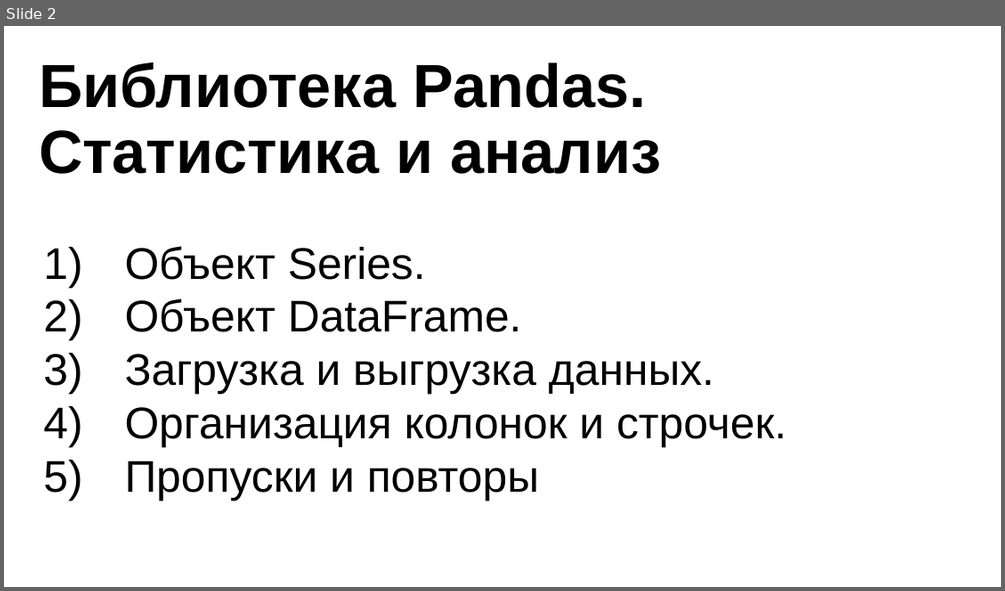
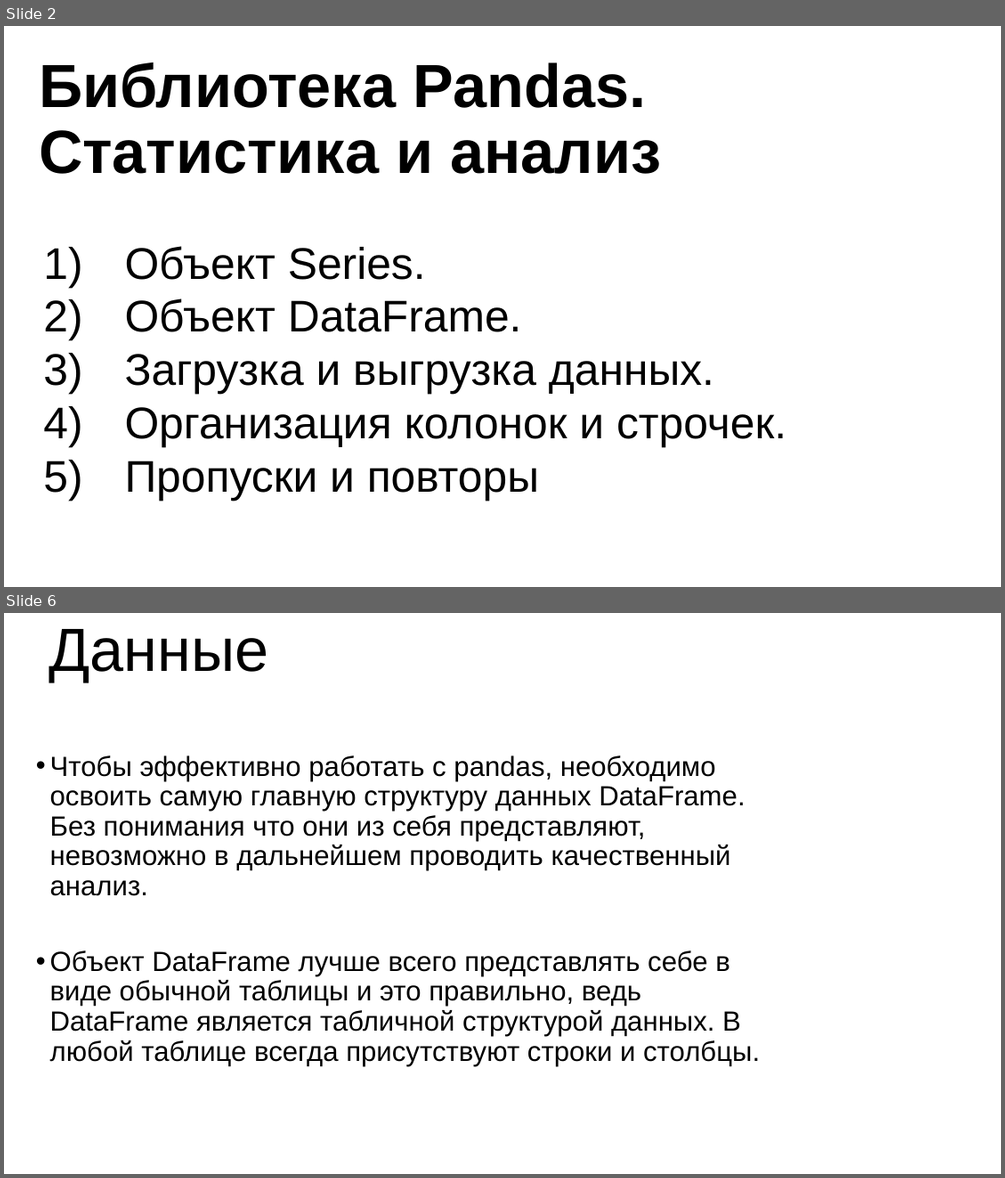
Before and after one commit to nesrv/pt-cgis, a slide deck: m30/ppt/презентация.pptx. Shown one above the other, each under a label of ours: slide 2 before the commit, slides 2 and 6 after it; the slides between them are not shown. The pictures are 1005x591 and 1005x1178 pixels, drawn with LibreOffice and Linux fonts; fonts in the diff are those of the drawing; background and template pictures are left out. Boxes give left, top, right and bottom in pixels: in the first picture for what was removed or moved away, otherwise in the second. Text is boxed around its words. In the diff, an @@ line names an element or a change of style, - is before the commit and + after.

```diff
--- a/m30/ppt/презентация.pptx
+++ b/m30/ppt/презентация.pptx
@@ slide 6 added at <box>4,613,1001,1174</box>, background #FFFFFF @@
@@ title added at <box>48,629,268,682</box>, 44 pt, text #000000 @@
+Данные
@@ text added at <box>50,755,760,1066</box>, 20 pt, text #000000 @@
+• Чтобы эффективно работать с pandas, необходимо освоить самую главную структуру данных DataFrame. Без понимания что они из себя представляют, невозможно в дальнейшем проводить качественный анализ.
+• Объект DataFrame лучше всего представлять себе в виде обычной таблицы и это правильно, ведь DataFrame является табличной структурой данных. В любой таблице всегда присутствуют строки и столбцы.
```
Also in this commit, not shown: 15 other slides added, 4 other files.
